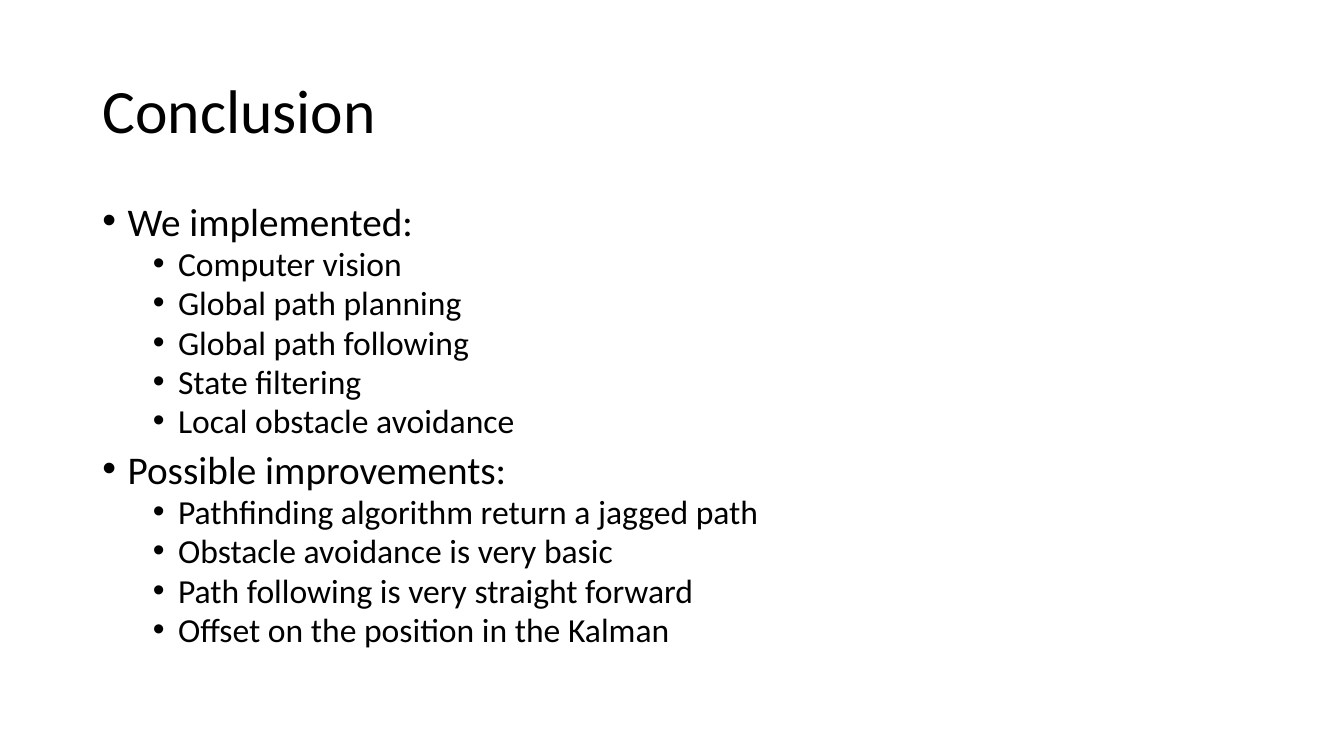
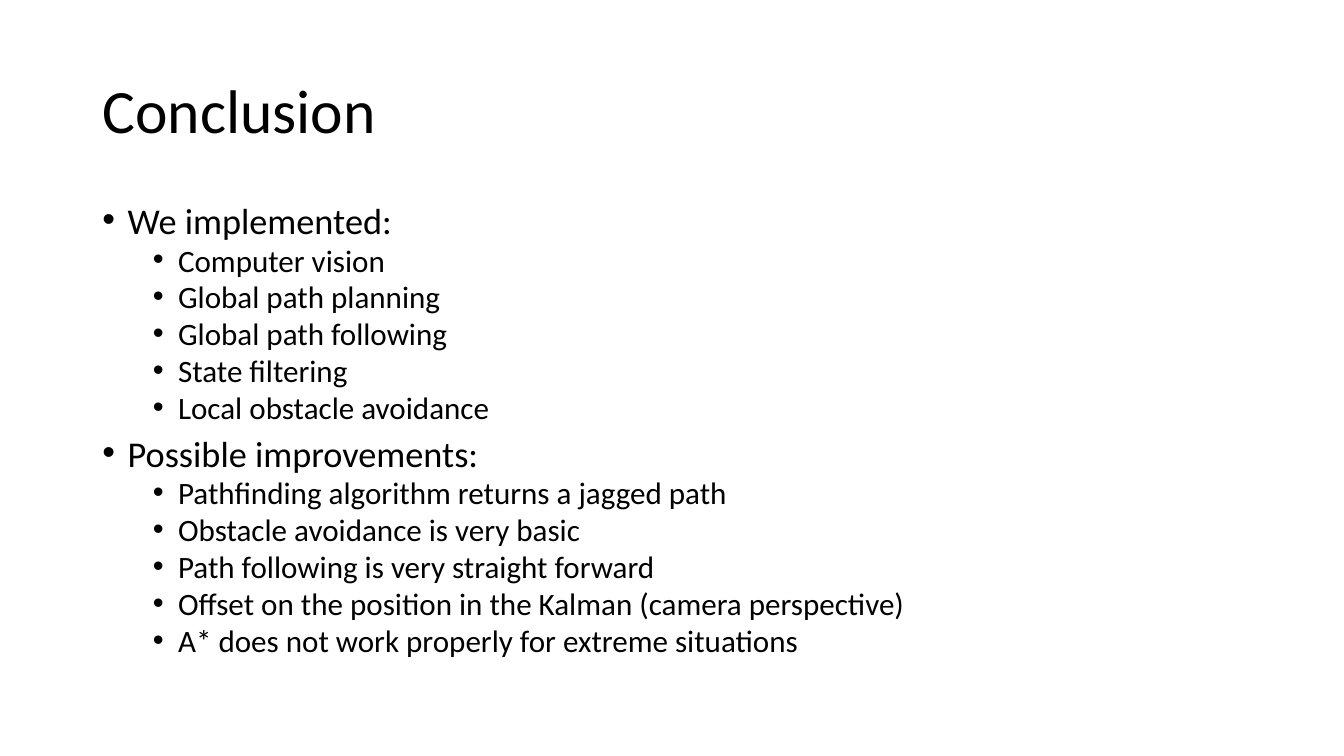
Before and after one commit to lukasStuber/Mobile_Robotics_Project, a slide deck: slide 8 of Report_Slides.pptx. Drawn at 1344x756 pixels with LibreOffice and Linux fonts; fonts in the diff are those of the drawing. Boxes give left, top, right and bottom in pixels: in the first picture for what was removed or moved away, otherwise in the second. Text is boxed around its words. In the diff, an @@ line names an element or a change of style, - is before the commit and + after.

```diff
--- a/Report_Slides.pptx
+++ b/Report_Slides.pptx
@@ text at <box>128,208,655,584</box>: size 28 to 25.9 pt in "We implemented:", "Possible improvements:"; size 24 to 22.2 pt in "Computer vision", "Global path planning", "Global path following", "State filtering" and 3 more places @@
@@ text at <box>178,482,727,510</box>: text changed; size 24 to 22.2 pt @@
-  • Pathfinding algorithm return a jagged path
+  • Pathfinding algorithm returns a jagged path
@@ text at <box>178,592,904,657</box>: text changed; size 24 to 22.2 pt @@
-  • Offset on the position in the Kalman
+  • Offset on the position in the Kalman (camera perspective)
+  • A* does not work properly for extreme situations
```
Also in this commit, not shown: 1 other slide changed, 1 other file.
